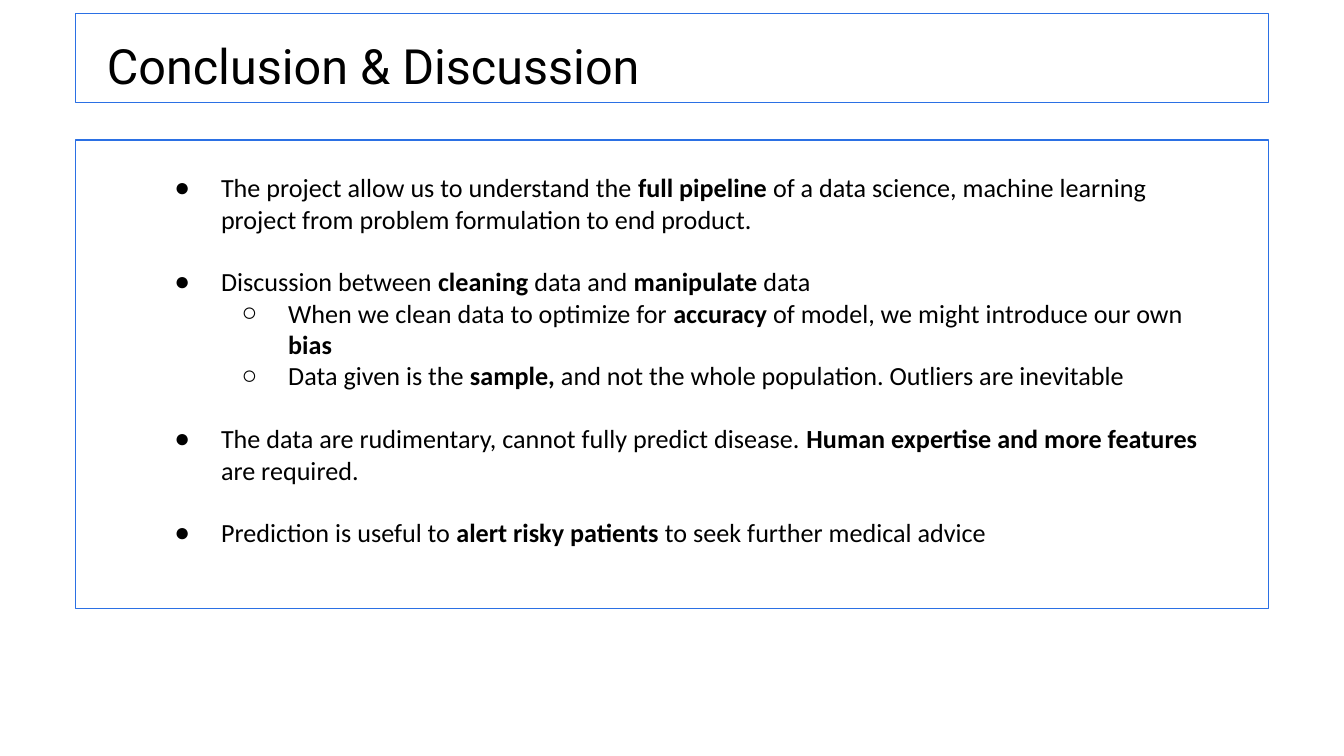
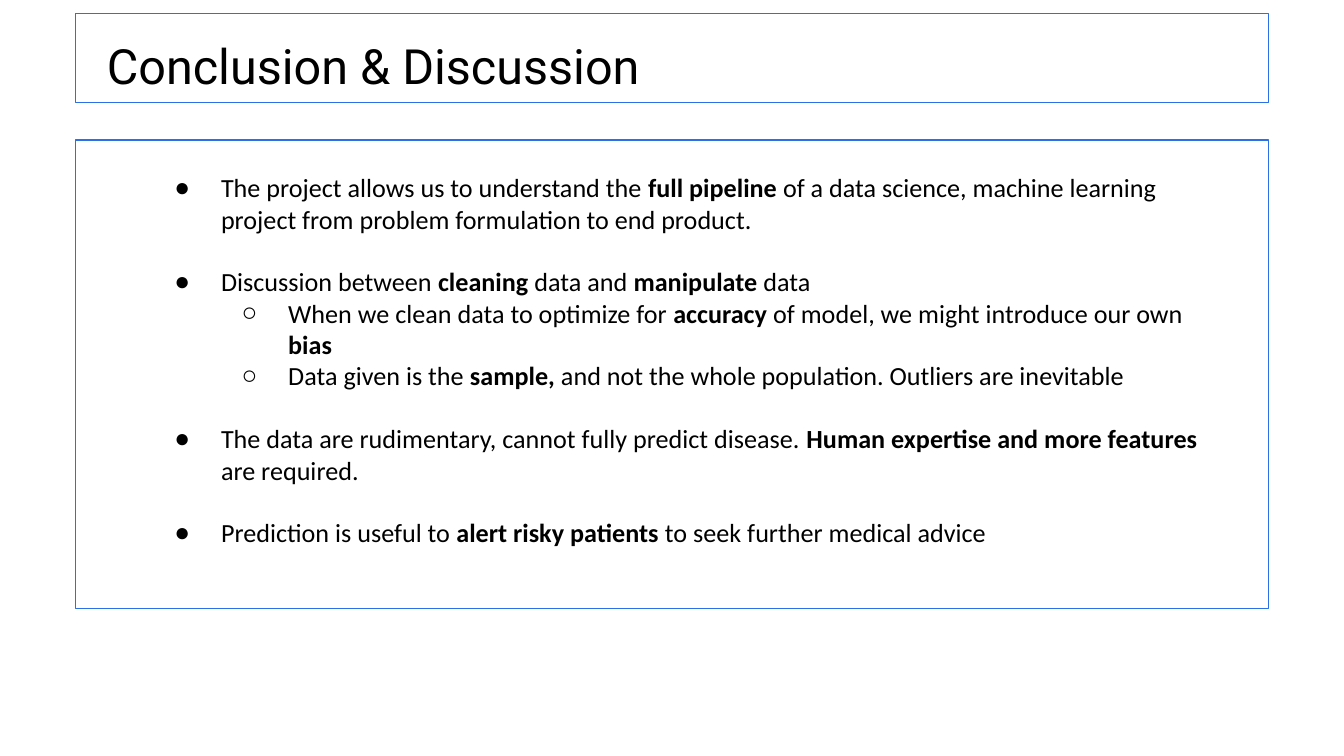
Before and after one commit to Than-Duc-Huy/Cardio-Vascular-Disease, a slide deck: slide 22 of EE0005 Group 8.pptx. Drawn at 1344x756 pixels with LibreOffice and Linux fonts; fonts in the diff are those of the drawing; background and template pictures are left out. Boxes give left, top, right and bottom in pixels: in the first picture for what was removed or moved away, otherwise in the second. Text is boxed around its words. In the diff, an @@ line names an element or a change of style, - is before the commit and + after.

```diff
--- a/EE0005 Group 8.pptx
+++ b/EE0005 Group 8.pptx
@@ text at bbox=[221, 178, 1156, 234]: text changed @@
-● The project allow us to understand the full pipeline of a data science, machine learning project from problem formulation to end product.
+● The project allows us to understand the full pipeline of a data science, machine learning project from problem formulation to end product.
```
Also in this commit, not shown: 5 other files.
